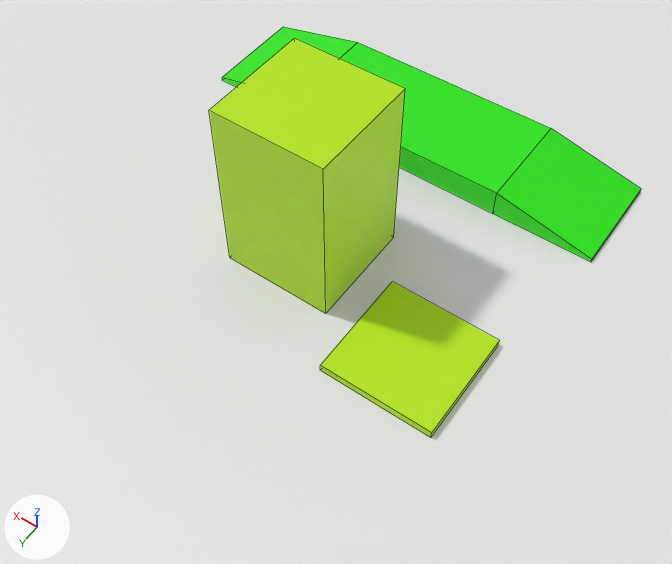
The Blender file assets/map/map.blend as it was, and as the next commit left it.
Both versions are drawn from a camera (50 mm lens) standing at (-3.72, 8.98, 12.16) and looking at (1.41, 1.8, 0.88). Every picture has the same lights, and +X, +Y and +Z are marked at lower left. Mesh edges are drawn as thin lines.
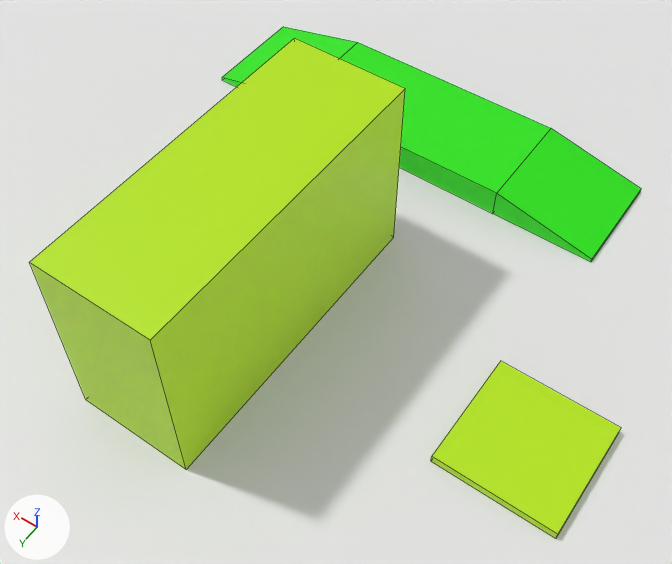
What differs and where, as boxes [x1, y1, x2, y2] in the pictures (672 x 564 px):
'Cube.003', mesh rescaled (91% wider, 57% taller): before [209, 38, 405, 313]; after [30, 38, 405, 470]
'Cube.001', moved: before [320, 282, 499, 438]; after [431, 361, 621, 539]

What changed in the scene script:
```text
Change me_cube_003:
    where me_cube_003.from_pydata(...)  # 8 vertices, 6 faces; spans x -1.0..1.0, y -1.0..1.0, z -1.0..2.27
    used by ob_cube_003; location = (2.57, 0.86, 1.0)
    me_cube_003 part 1: the whole mesh is scaled about its middle by (1, 2.7, 1), then moved by (0.0, 1.7, 0.0)
Change ob_cube_001:
    ob_cube_001.location: (0.0, 1.79, 1.0) -> (-2.2, 2.11, 1.0)
```
